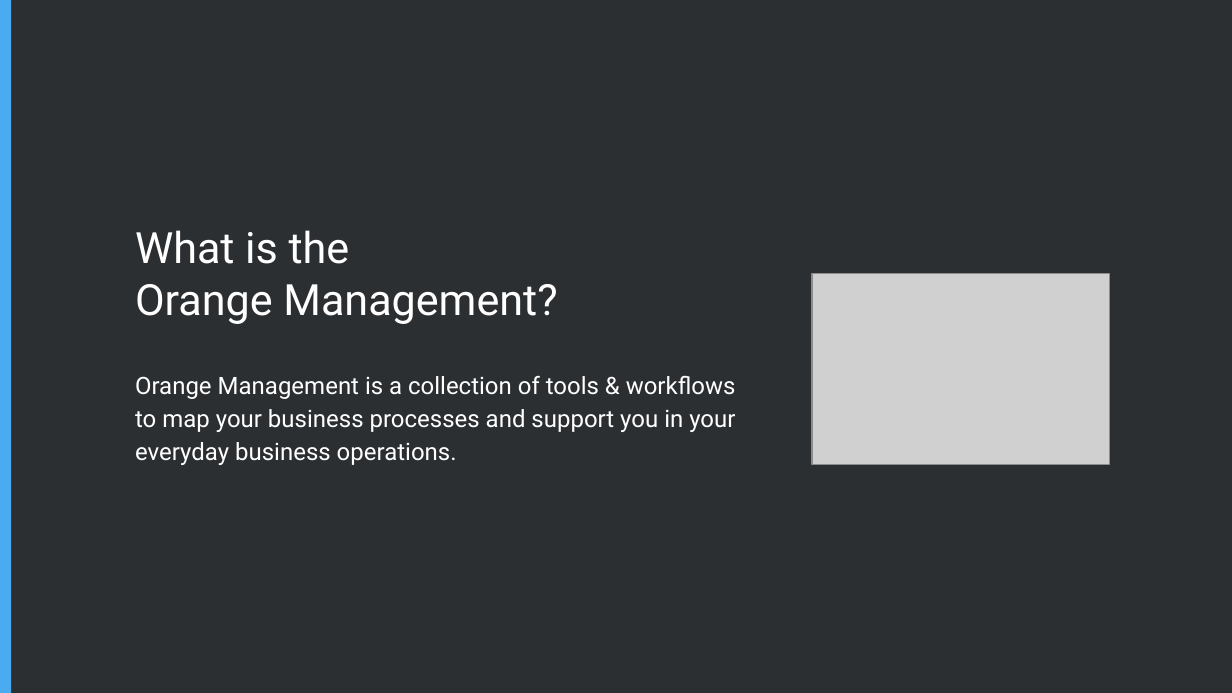
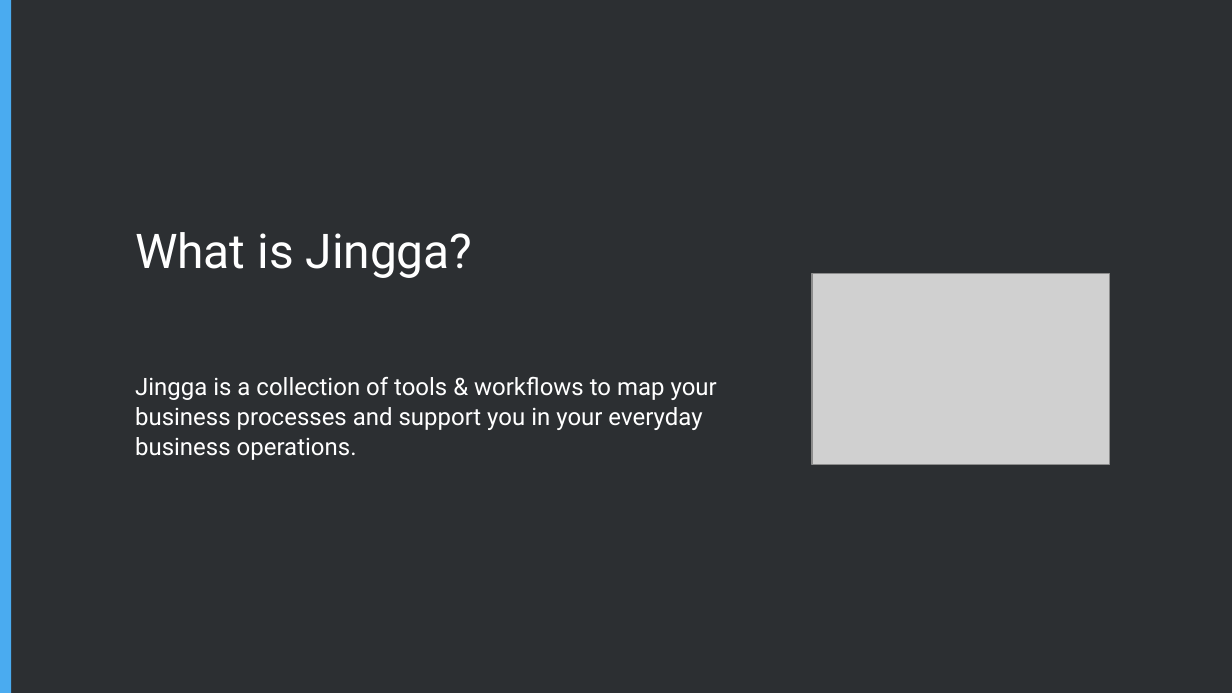
Before and after one commit to Karaka-Management/Organization-Guide, a slide deck: slide 3 of Processes/Marketing/Presentations/Pitching.pptx. Drawn at 1232x693 pixels with LibreOffice and Linux fonts; fonts in the diff are those of the drawing; grey boxes stand for pictures. Boxes give left, top, right and bottom in pixels: in the first picture for what was removed or moved away, otherwise in the second. Text is boxed around its words. In the diff, an @@ line names an element or a change of style, - is before the commit and + after.

```diff
--- a/Processes/Marketing/Presentations/Pitching.pptx
+++ b/Processes/Marketing/Presentations/Pitching.pptx
@@ title at <box>135,232,473,278</box>: text changed; size 25.2 to 28 pt @@
-What is the
-Orange Management?
+What is Jingga?
@@ text at <box>135,377,717,460</box>: text changed @@
-Orange Management is a collection of tools & workflows to map your business processes and support you in your everyday business operations.
+Jingga is a collection of tools & workflows to map your business processes and support you in your everyday business operations.
```
Also in this commit, not shown: 3 other slides changed, 9 other files.
